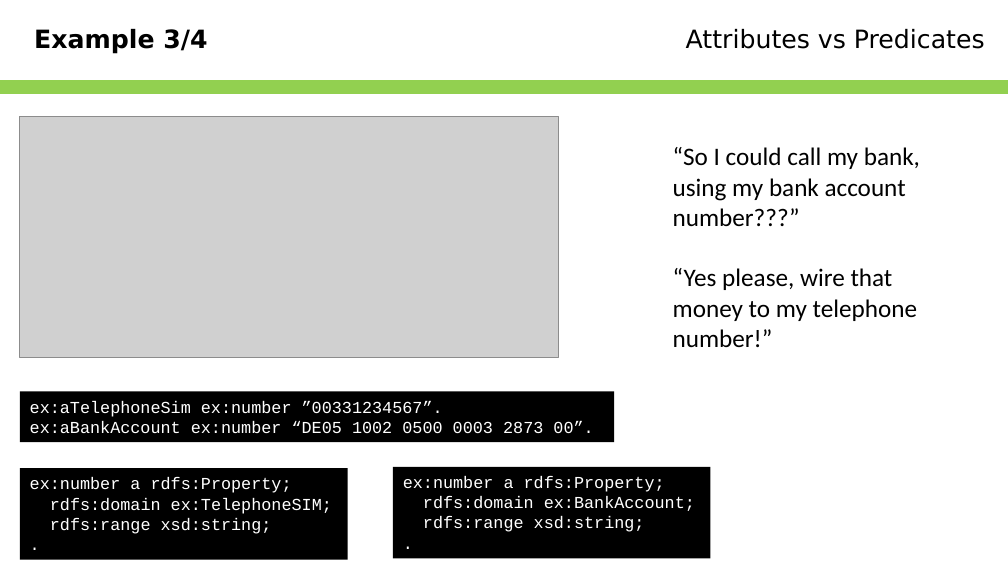
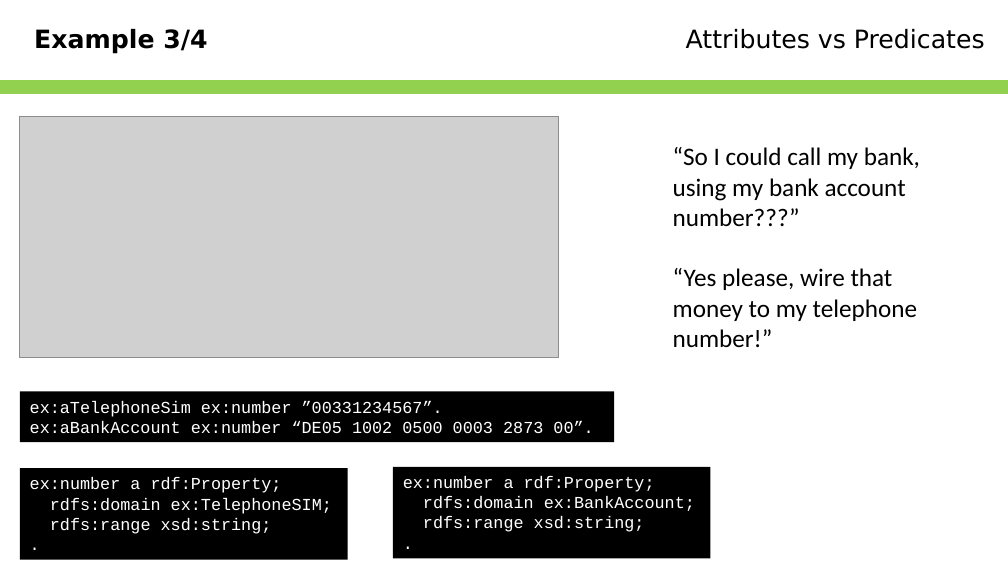
Before and after one commit to Geonovum/NEN3610-Linkeddata, a slide deck: slide 33 of Presentations/NEN3610-LD and ISO19103.pptx. Drawn at 1008x567 pixels with LibreOffice and Linux fonts; fonts in the diff are those of the drawing; grey boxes stand for pictures; background and template pictures are left out. Boxes give left, top, right and bottom in pixels: in the first picture for what was removed or moved away, otherwise in the second. Text is boxed around its words. In the diff, an @@ line names an element or a change of style, - is before the commit and + after.

Commit message:
Fixed typo

```diff
--- a/Presentations/NEN3610-LD and ISO19103.pptx
+++ b/Presentations/NEN3610-LD and ISO19103.pptx
@@ text in rectangle at (30, 477, 282, 493): text changed @@
-ex:number a rdfs:Property;
+ex:number a rdf:Property;
@@ text in rectangle at (403, 476, 655, 492): text changed @@
-ex:number a rdfs:Property;
+ex:number a rdf:Property;
```
Also in this commit, not shown: 2 other slides changed.
